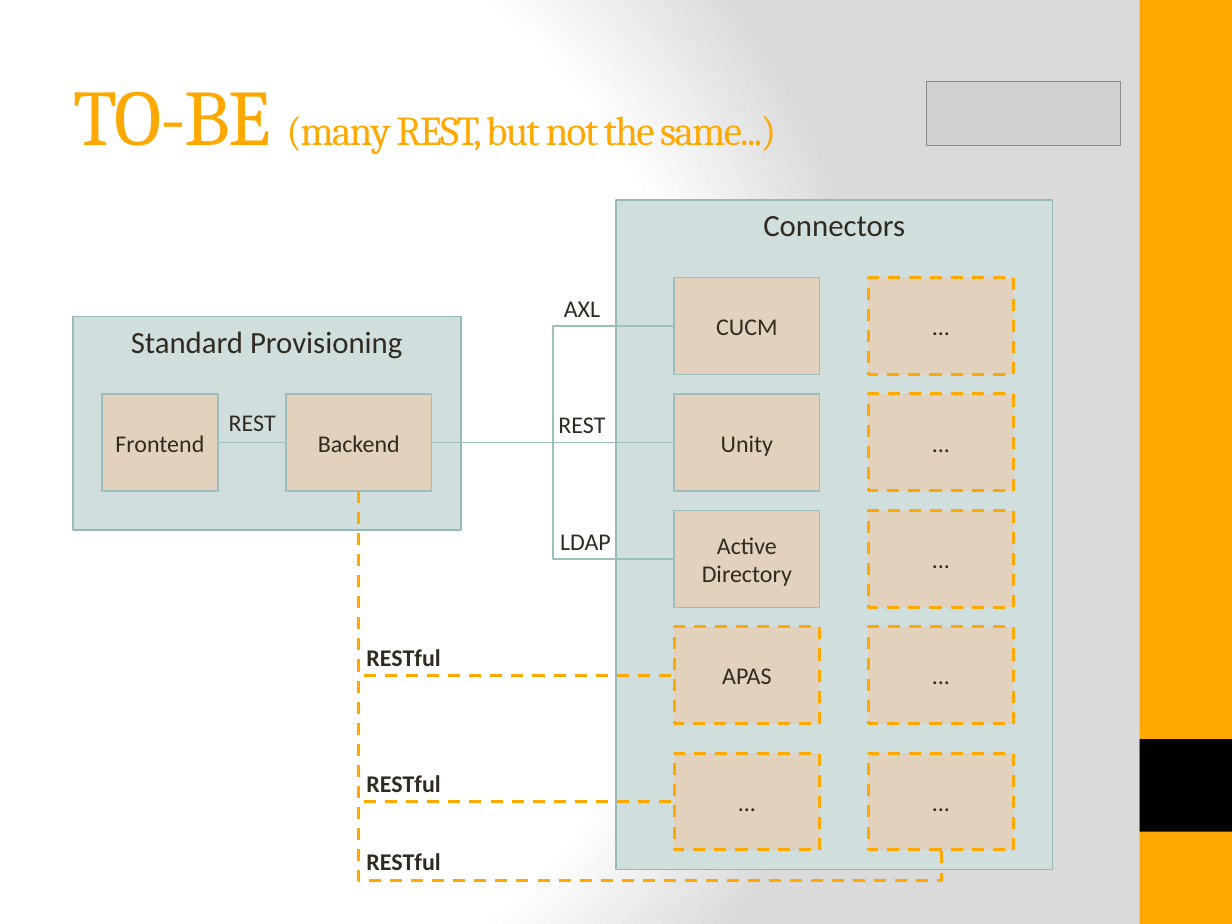
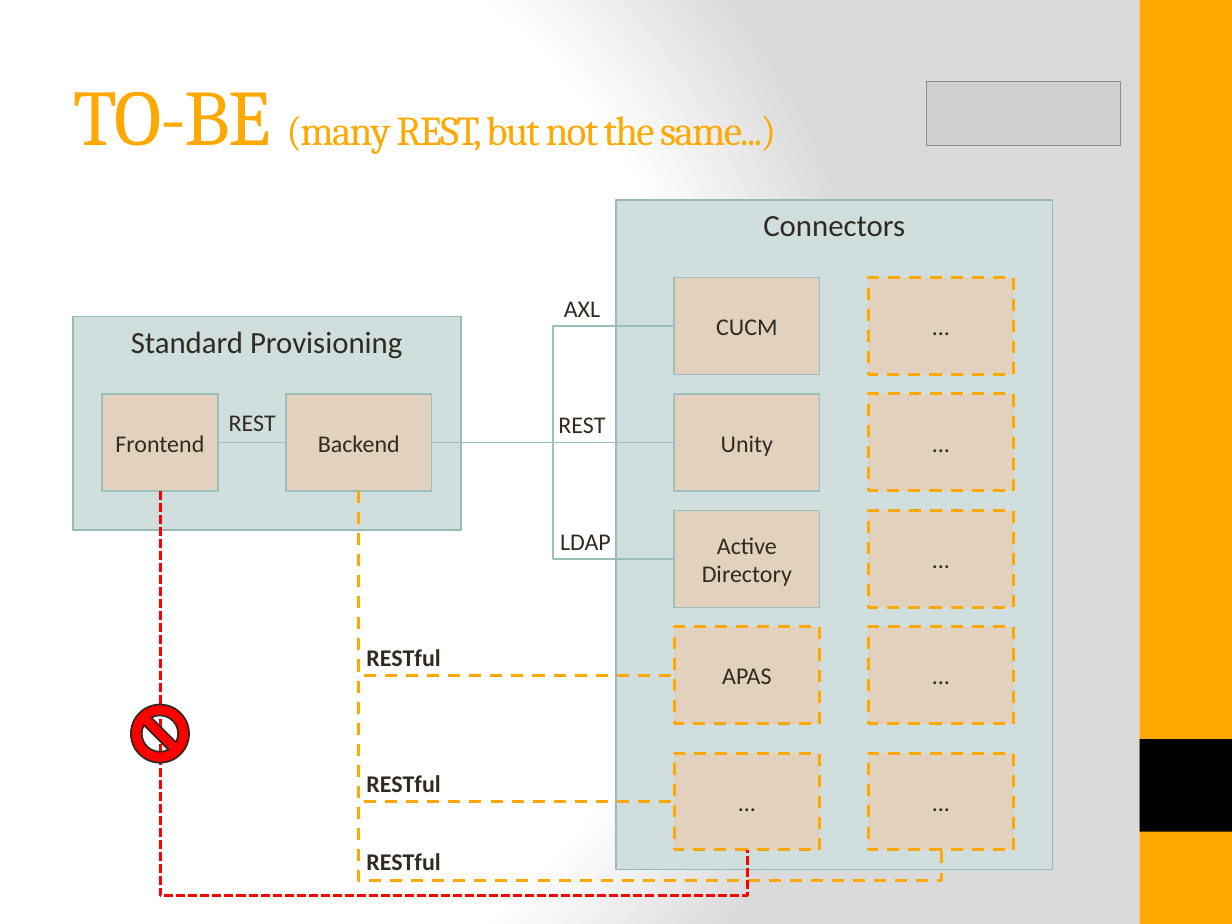
Before and after one commit to istibekesi/my-restful-api, a slide deck: slide 3 of doc/RESTful API Design.pptx. Drawn at 1232x924 pixels with LibreOffice and Linux fonts; fonts in the diff are those of the drawing; grey boxes stand for pictures. Boxes give left, top, right and bottom in pixels: in the first picture for what was removed or moved away, otherwise in the second. Text is boxed around its words. In the diff, an @@ line names an element or a change of style, - is before the commit and + after.

```diff
--- a/doc/RESTful API Design.pptx
+++ b/doc/RESTful API Design.pptx
@@ elbow line added from (160, 492) to (747, 850), #FF0000 1.75 pt dashed @@
@@ no-entry sign added at bbox=[131, 705, 188, 763], fill #FF0000, outline #2E2A1F 1 pt @@
```
Also in this commit, not shown: 5 other slides changed, 2 slides added, 8 other files.
